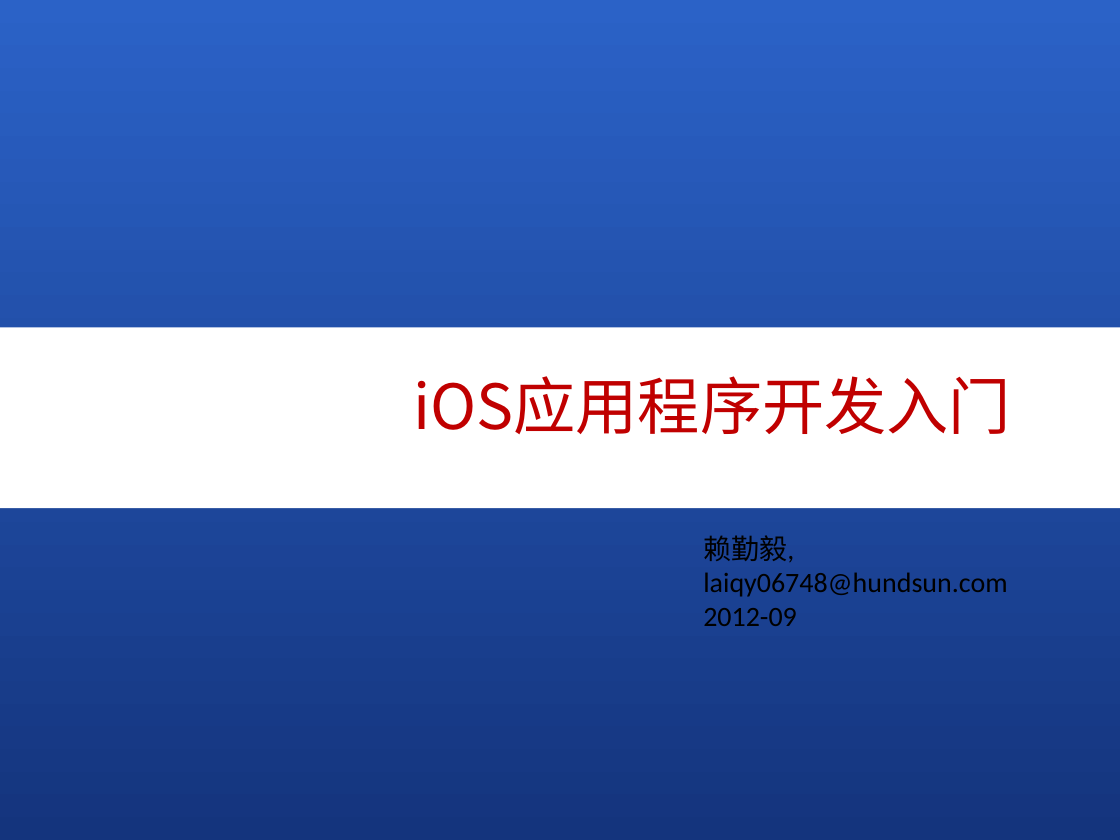
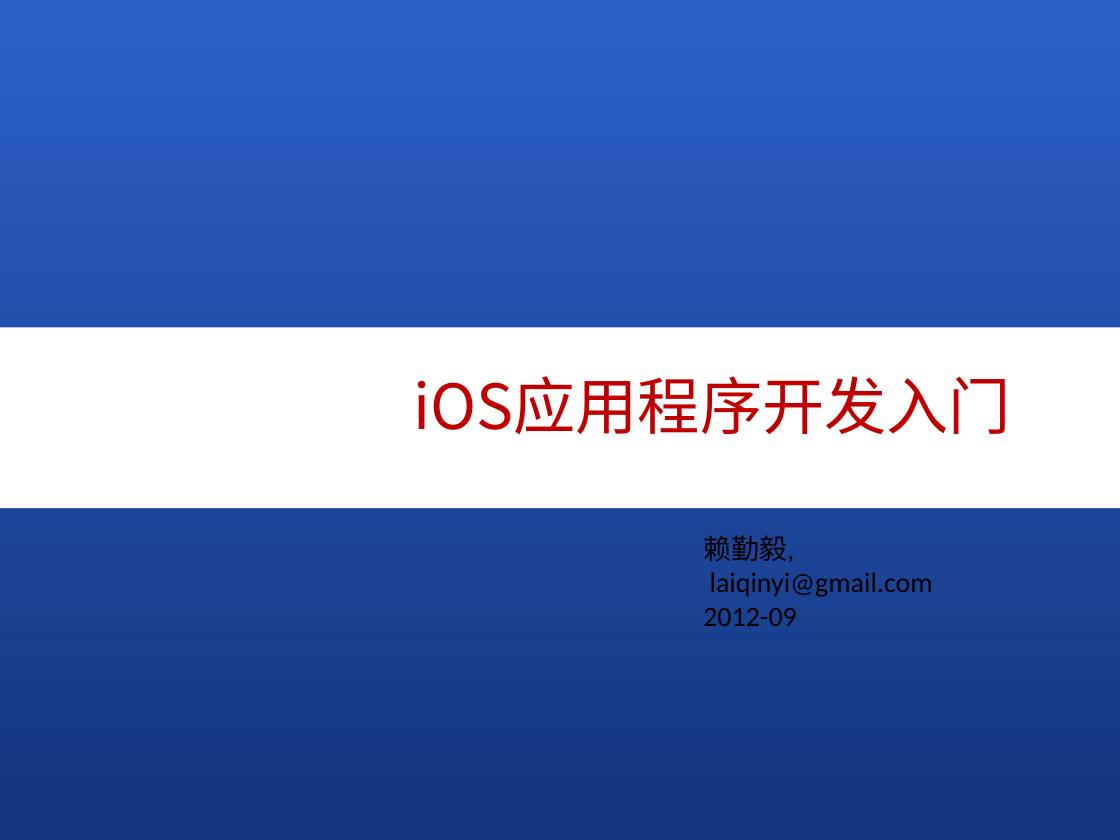
Before and after one commit to meadlai/HS-iOS-Develop-GetStart, a slide deck: slide 1 of matiral/iOS应用程序开发入门.pptx. Drawn at 1120x840 pixels with LibreOffice and Linux fonts; fonts in the diff are those of the drawing; background and template pictures are left out. Boxes give left, top, right and bottom in pixels: in the first picture for what was removed or moved away, otherwise in the second. Text is boxed around its words. In the diff, an @@ line names an element or a change of style, - is before the commit and + after.

Commit message:
change mail address

```diff
--- a/matiral/iOS应用程序开发入门.pptx
+++ b/matiral/iOS应用程序开发入门.pptx
@@ text at (703,535,933,597): text changed @@
-赖勤毅, laiqy06748@hundsun.com
+赖勤毅,
+laiqinyi@gmail.com
```
